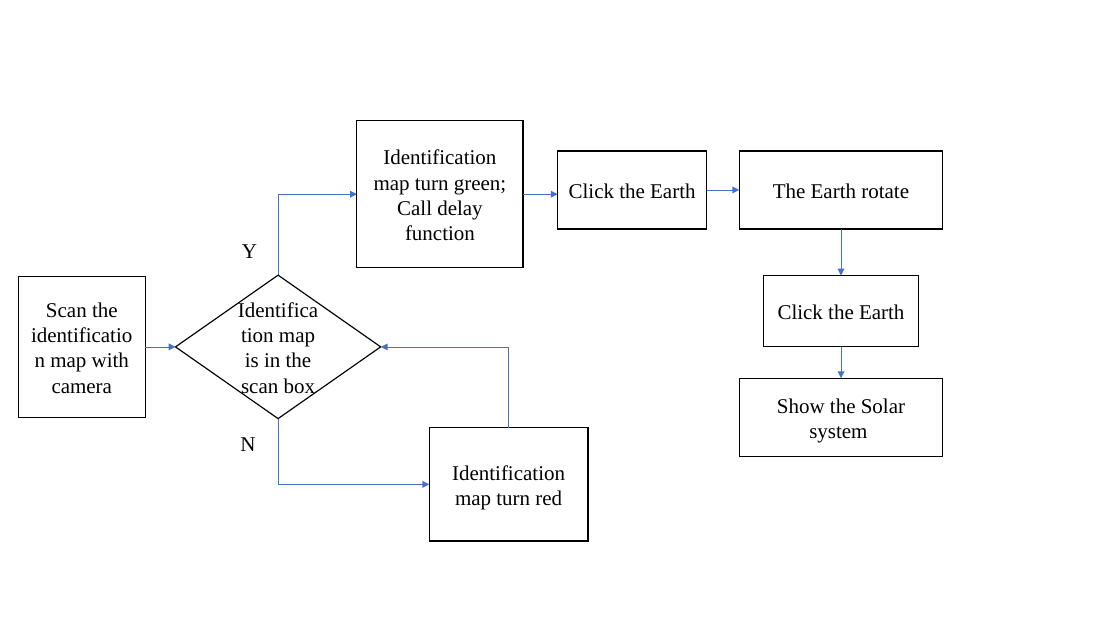
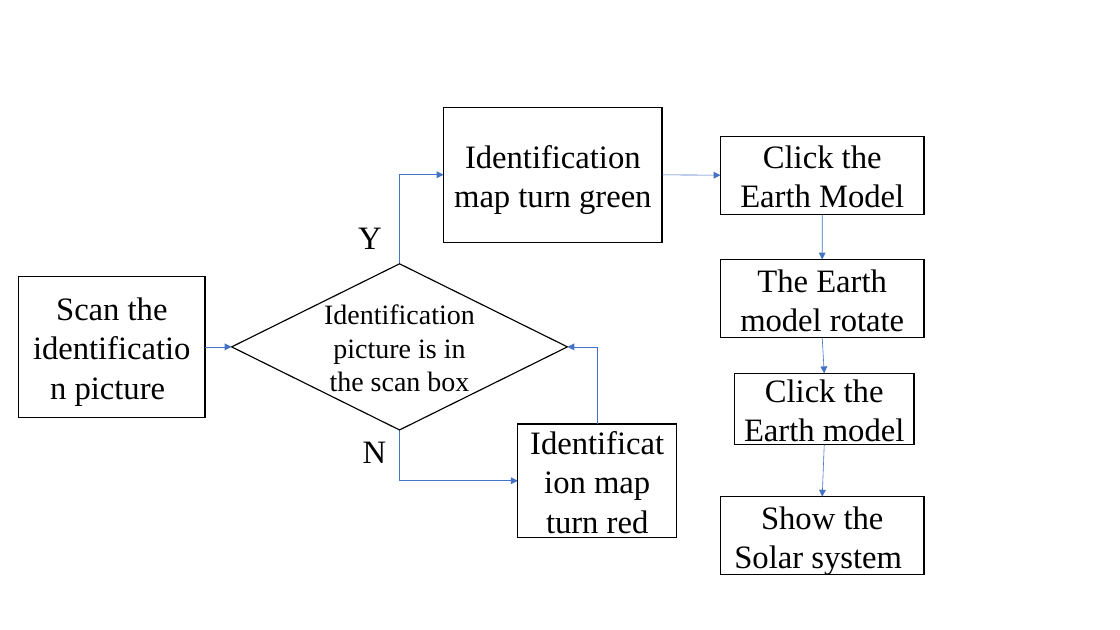
Before and after one commit to duanxiaoyun/ppaperssss, a slide deck: slide 8 of bi_ye_lun_wen/temp files.pptx. Drawn at 1120x630 pixels with LibreOffice and Linux fonts; fonts in the diff are those of the drawing. Boxes give left, top, right and bottom in pixels: in the first picture for what was removed or moved away, otherwise in the second. Text is boxed around its words. In the diff, an @@ line names an element or a change of style, - is before the commit and + after.

```diff
--- a/bi_ye_lun_wen/temp files.pptx
+++ b/bi_ye_lun_wen/temp files.pptx
@@ rectangle "Identification map turn green": place and size @@
-rectangle "Identification map turn green" at [357,121,523,268]
+rectangle "Identification map turn green" at [444,108,662,243]
@@ text in rectangle at [454,145,651,213]: text changed; size 18 to 28 pt @@
-Identification map turn green; Call delay function
+Identification map turn green
@@ rectangle "Click the Earth Model": place and size @@
-rectangle "Click the Earth Model" at [558,151,707,229]
+rectangle "Click the Earth Model" at [721,136,924,214]
@@ text in rectangle at [740,145,904,208]: text changed; size 18 to 28 pt @@
-Click the Earth
+Click the Earth Model
@@ elbow arrow moved from (278, 276) - (357, 194) to (400, 264) - (444, 175) @@
@@ arrow moved from (523, 194) - (558, 194) to (662, 175) - (721, 176) @@
@@ text "Y": place and size @@
-text "Y" at [242,244,257,258]
+text "Y" at [358,227,382,249]
@@ arrow moved from (707, 190) - (739, 190) to (823, 214) - (823, 260) @@
@@ diamond "Identification picture is in the ...": place and size @@
-diamond "Identification picture is in the ..." at [176,276,381,419]
+diamond "Identification picture is in the ..." at [232,264,568,430]
@@ rectangle "The Earth model rotate": place and size @@
-rectangle "The Earth model rotate" at [739,151,943,229]
+rectangle "The Earth model rotate" at [721,260,924,338]
@@ text in rectangle at [740,269,904,332]: text changed; size 18 to 28 pt @@
-The Earth rotate
+The Earth model rotate
@@ rectangle "Scan the identification picture": place and size @@
-rectangle "Scan the identification picture" at [18,276,145,418]
+rectangle "Scan the identification picture" at [18,276,205,418]
@@ text in rectangle at [56,297,168,405]: text changed; size 18 to 28 pt @@
-Scan the identification map with camera
+Scan the identification picture
@@ rectangle "Identification map turn red": place and size @@
-rectangle "Identification map turn red" at [429,428,588,541]
+rectangle "Identification map turn red" at [518,424,676,538]
@@ arrow moved from (145, 347) - (176, 347) to (205, 347) - (232, 347) @@
@@ text in diamond at [330,339,469,397]: text changed; size 18 to 24 pt @@
-Identification map is in the scan box
+Identification picture is in the scan box
@@ elbow arrow moved from (509, 428) - (381, 347) to (597, 424) - (568, 347) @@
@@ arrow moved from (841, 229) - (841, 276) to (823, 338) - (824, 373) @@
@@ rectangle "Click the Earth model": place and size @@
-rectangle "Click the Earth model" at [764,276,919,347]
+rectangle "Click the Earth model" at [734,373,914,444]
@@ text in rectangle at [744,379,904,447]: text changed; size 18 to 28 pt @@
-Click the Earth
+Click the Earth model
@@ text "N": place and size @@
-text "N" at [240,437,255,451]
+text "N" at [363,441,387,463]
@@ elbow arrow moved from (278, 418) - (429, 485) to (400, 430) - (518, 481) @@
@@ arrow moved from (841, 347) - (841, 378) to (824, 444) - (823, 497) @@
@@ size 18 to 28 pt in 4 elements at [518,424,676,538], [363,441,387,463], [358,227,382,249], [721,497,924,575] @@
@@ rectangle "Show the Solar system": place and size @@
-rectangle "Show the Solar system" at [739,378,943,456]
+rectangle "Show the Solar system" at [721,497,924,575]
```
Also in this commit, not shown: 7 other slides changed, 7 other files.
